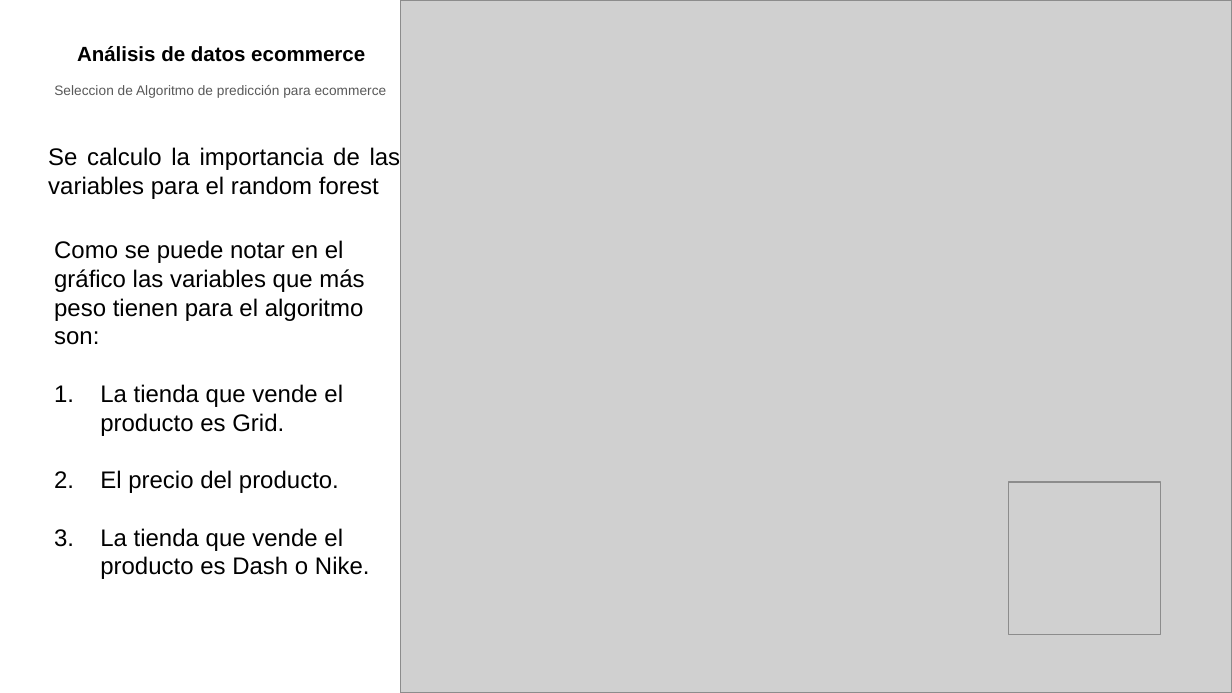
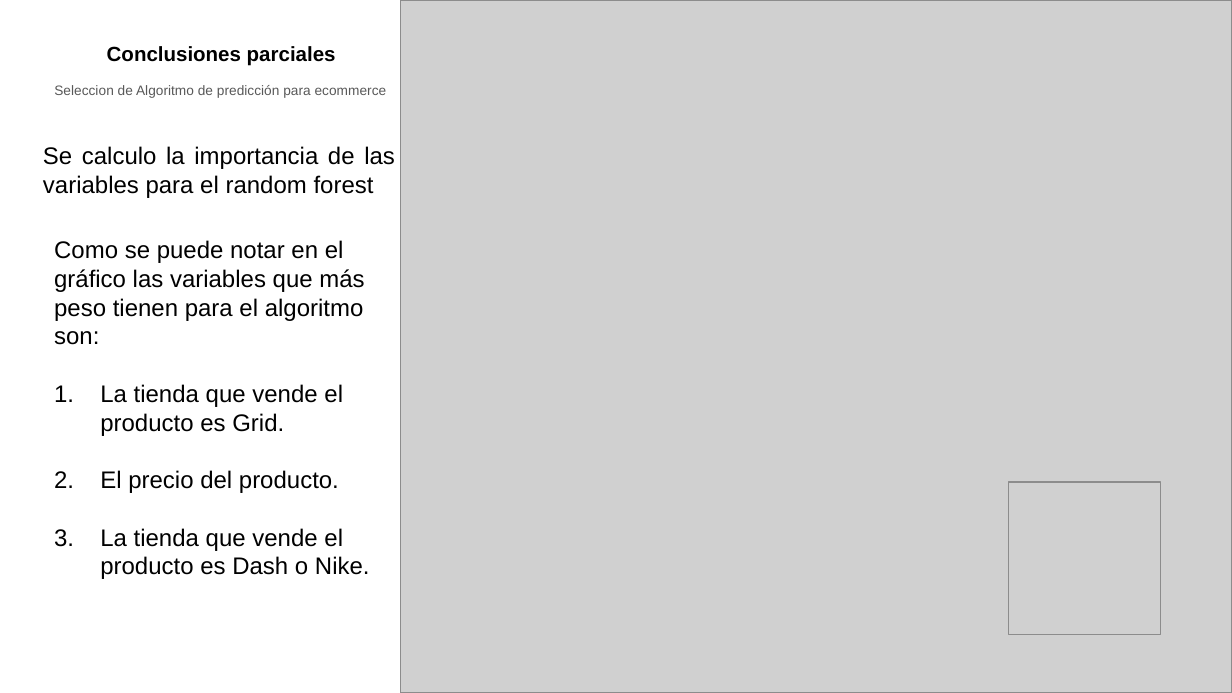
Before and after one commit to eliasguillermo/ds-ecommerce, a slide deck: slide 20 of PROYECTO FINAL - PRESENTANCION GERENCIAL.pptx. Drawn at 1232x693 pixels with LibreOffice and Linux fonts; fonts in the diff are those of the drawing; grey boxes stand for pictures. Boxes give left, top, right and bottom in pixels: in the first picture for what was removed or moved away, otherwise in the second. Text is boxed around its words. In the diff, an @@ line names an element or a change of style, - is before the commit and + after.

```diff
--- a/PROYECTO FINAL - PRESENTANCION GERENCIAL.pptx
+++ b/PROYECTO FINAL - PRESENTANCION GERENCIAL.pptx
@@ title at (x1=107, y1=46, x2=336, y2=66): text changed @@
-Análisis de datos ecommerce
+Conclusiones parciales
@@ text "Se calculo la importancia de ..." moved from (x1=48, y1=146, x2=401, y2=199) to (x1=43, y1=146, x2=395, y2=198) @@
```
Also in this commit, not shown: 7 other slides changed, 1 slide added, 1 other file.
